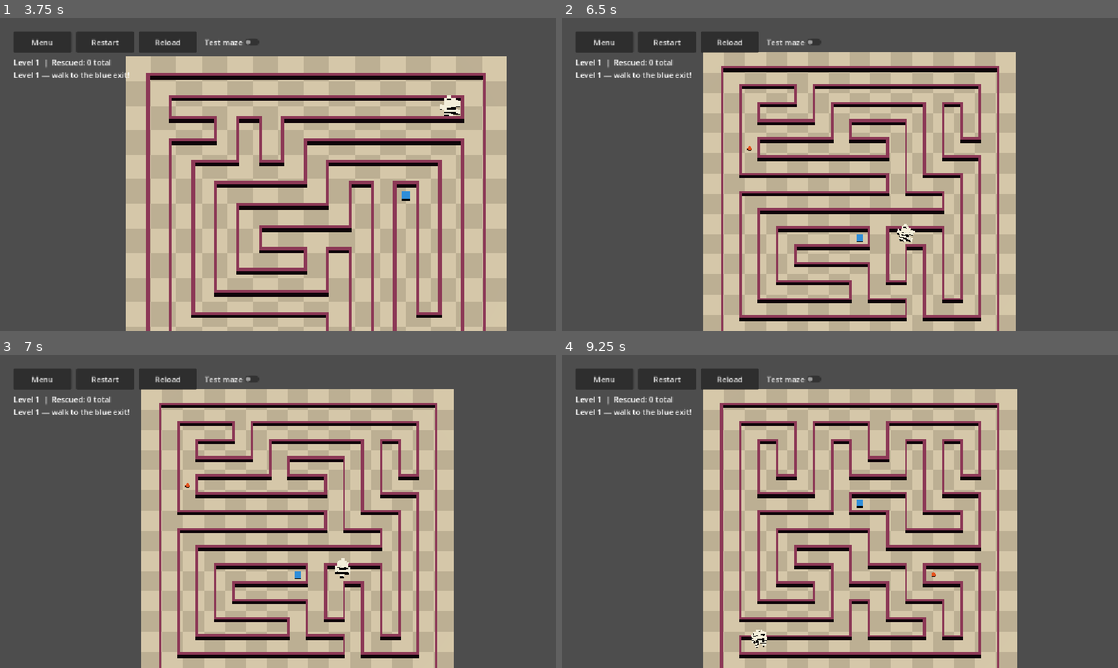
Above: before the commit, frames 1-4 (two rows, left to right).
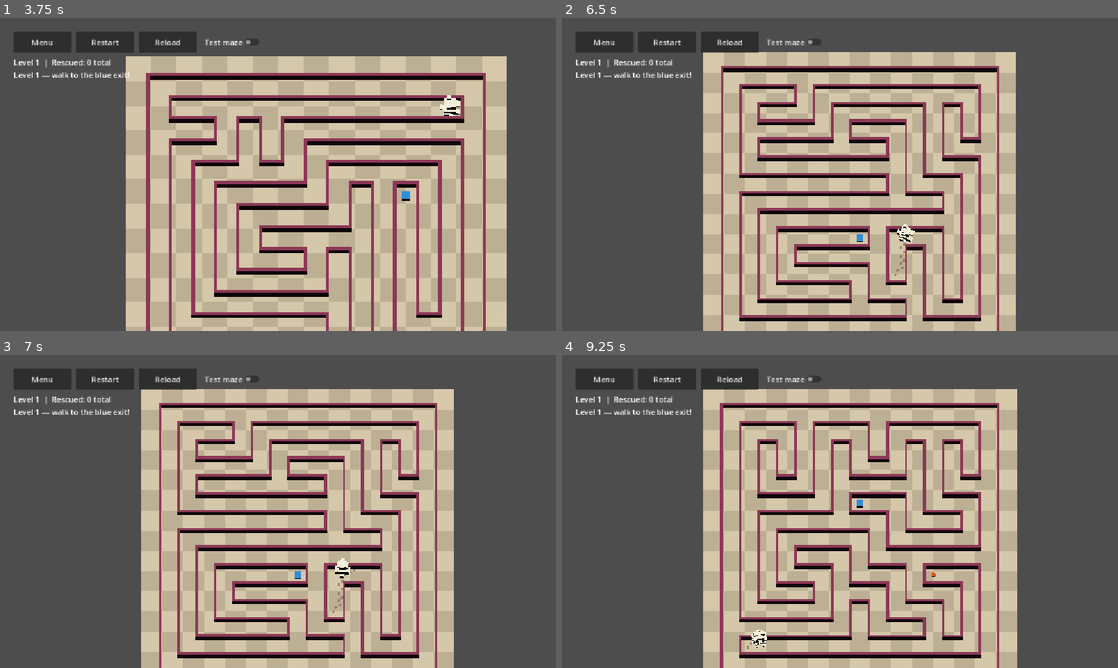
Above: after the commit, the same moments.

Repository: BirdofRain/pup-rescue
Game: Godot game, scene res://scenes/Menu.tscn
The game is run twice, just before and just after one commit, with the same random seed, the same clock (stepped at 60 frames per second) and the same inputs.
Inputs (mouse positions are in pixels of both pictures, inside the frame that each line leads up to):
- Up to frame 1 (3.75 s): click "Test Maze" at 0.5 s; click "Restart" at 1.25 s; click "Restart" at 2 s; click "Restart" at 2.75 s; click "Test maze" at 3.5 s
- Up to frame 2 (6.5 s): click "Test maze" at 4.25 s; click "Test maze" at 5 s; move the mouse to (962, 158) at 5.77 s; click (962, 158) at 5.92 s
- Up to frame 3 (7 s): drag from (166, 527) to (250, 574) at 6.52 s
- Up to frame 4 (9.25 s): click "Menu" at 7.25 s; click "New Game" at 8 s; move the mouse to (895, 442) at 8.77 s; click (895, 442) at 8.92 s

Frame 1 is identical in both runs. In frame 2, less than 0.1% of the frame differs, in the area x 33-62%, y 40-83%; in frame 3, less than 0.1%, in the area x 33-64%, y 40-83%; in frame 4, less than 0.1%.

Commit message:
Add permanent footprint trail and polish treat/rescue pickups.
Footprints persist for the full level, treats no longer instantly spawn pups
at every marker, rescue pickups spawn only at the collected marker, and later
levels get more and larger fruit. Restore Forward Plus rendering for desktop.

Co-authored-by: Cursor <cursoragent@cursor.com>

Diff:
--- a/project.godot
+++ b/project.godot
@@ -12,7 +12,7 @@
 
 config/name="PupRescue"
 run/main_scene="uid://bqx7menu8pupr"
-config/features=PackedStringArray("4.6")
+config/features=PackedStringArray("4.6", "Forward Plus")
 config/icon="res://icon.svg"
 
 [autoload]
@@ -33,5 +33,6 @@
 
 [rendering]
 
-renderer/rendering_method="gl_compatibility"
+renderer/rendering_method="forward_plus"
+renderer/rendering_method.web="gl_compatibility"
 rendering_device/driver.windows="d3d12"
--- /dev/null
+++ b/scripts/footprint_trail.gd
@@ -0,0 +1,90 @@
+class_name FootprintTrail
+extends Node3D
+
+@export var step_distance: float = 0.22
+@export var floor_y: float = 0.042
+@export var foot_spacing: float = 0.07
+@export var footprint_size: Vector2 = Vector2(0.12, 0.16)
+@export var muddy_color: Color = Color(0.44, 0.34, 0.24, 0.52)
+
+var _prints: Array[MeshInstance3D] = []
+var _last_pos: Vector3 = Vector3.ZERO
+var _has_last: bool = false
+var _dist_accum: float = 0.0
+var _left_foot: bool = true
+var _mat: StandardMaterial3D
+var _rng := RandomNumberGenerator.new()
+
+
+func _ready() -> void:
+	_rng.randomize()
+	_mat = StandardMaterial3D.new()
+	_mat.albedo_color = muddy_color
+	_mat.roughness = 1.0
+	_mat.metallic = 0.0
+	_mat.transparency = BaseMaterial3D.TRANSPARENCY_ALPHA
+	_mat.cull_mode = BaseMaterial3D.CULL_DISABLED
+	_mat.render_priority = 1
+
+
+func clear() -> void:
+	for p in _prints:
+		if is_instance_valid(p):
+			p.queue_free()
+	_prints.clear()
+	_has_last = false
+	_dist_accum = 0.0
+	_left_foot = true
+
+
+func tick(player_pos: Vector3, velocity: Vector3) -> void:
+	var p := player_pos
+	p.y = floor_y
+	var move_dir := Vector3(velocity.x, 0.0, velocity.z)
+	if not _has_last:
+		_last_pos = p
+		_has_last = true
+		if move_dir.length() < 0.01:
+			move_dir = Vector3(0.0, 0.0, 1.0)
+		else:
+			move_dir = move_dir.normalized()
+		_spawn_at(p, move_dir)
+		_left_foot = not _left_foot
+		return
+	var moved: float = Vector2(p.x, p.z).distance_to(Vector2(_last_pos.x, _last_pos.z))
+	if moved <= 0.01:
+		return
+	if move_dir.length() < 0.01:
+		move_dir = Vector3(p.x - _last_pos.x, 0.0, p.z - _last_pos.z)
+	if move_dir.length() < 0.01:
+		move_dir = Vector3(0.0, 0.0, 1.0)
+	else:
+		move_dir = move_dir.normalized()
+	_dist_accum += moved
+	while _dist_accum >= step_distance:
+		_dist_accum -= step_distance
+		var t: float = 1.0 - clampf(_dist_accum / maxf(step_distance, 0.001), 0.0, 1.0)
+		var foot_pos: Vector3 = _last_pos.lerp(p, t)
+		_spawn_at(foot_pos, move_dir)
+		_left_foot = not _left_foot
+	_last_pos = p
+
+
+func _spawn_at(pos: Vector3, move_dir: Vector3) -> void:
+	var flat_dir := Vector3(move_dir.x, 0.0, move_dir.z).normalized()
+	var side := Vector3(-flat_dir.z, 0.0, flat_dir.x)
+	var lateral: float = foot_spacing if _left_foot else -foot_spacing
+	var world_pos := pos + side * lateral
+	world_pos.y = floor_y
+	var yaw: float = atan2(flat_dir.x, flat_dir.z) + _rng.randf_range(-0.15, 0.15)
+	var size_jitter: float = _rng.randf_range(0.94, 1.06)
+	var mi := MeshInstance3D.new()
+	var plane := PlaneMesh.new()
+	plane.size = footprint_size * size_jitter
+	mi.mesh = plane
+	mi.material_override = _mat
+	# PlaneMesh default lies flat on XZ — only rotate around Y for heading.
+	mi.rotation = Vector3(0.0, yaw, 0.0)
+	add_child(mi)
+	mi.global_position = world_pos
+	_prints.append(mi)
--- a/scripts/game.gd
+++ b/scripts/game.gd
@@ -10,7 +10,6 @@
 @export var door_unlock_radius: float = 1.1
 @export var fruit_speed_multiplier: float = 1.55
 @export var fruit_boost_duration: float = 30.0
-@export var fruit_convert_max: int = 3
 @export var ui_safe_margin: int = 28
 @export var floor_collision_mask: int = 1
 
@@ -22,6 +21,7 @@
 @onready var puppy: CharacterBody3D = $World/ActorsRoot/Puppy
 
 const MazeBuilderScript := preload("res://scripts/maze_builder.gd")
+const FootprintTrailScript := preload("res://scripts/footprint_trail.gd")
 const LAYER_PLAYER := 2
 
 var cam: Camera3D
@@ -48,6 +48,7 @@
 var pen_opened: bool = false
 var pen_center: Vector3 = Vector3.ZERO
 var follower_squad: FollowerSquad = null
+var footprint_trail: Node3D = null
 
 var rescue_nodes: Array[Node3D] = []
 var rescue_total: int = 0
@@ -90,6 +91,9 @@
 	follower_squad = FollowerSquad.new()
 	follower_squad.name = "FollowerSquad"
 	add_child(follower_squad)
+	footprint_trail = FootprintTrailScript.new()
+	footprint_trail.name = "FootprintTrail"
+	$World.add_child(footprint_trail)
 	set_physics_process(true)
 	load_level(_save.current_level)
 
@@ -187,6 +191,8 @@
 	var gather_pos := _exit_gather_point()
 	if follower_squad != null and follower_squad.is_active():
 		follower_squad.tick(delta, puppy.global_position, gather_pos)
+	if footprint_trail != null and puppy != null:
+		footprint_trail.tick(puppy.global_position, puppy.velocity)
 	_try_reach_exit_near_puppy()
 
 
@@ -321,10 +327,21 @@
 	fruit_nodes.clear()
 	if not info.has("fruit"):
 		return
+	var fruit_scale: float = _fruit_marker_scale(current_level)
 	for pos: Vector3 in info.fruit:
-		var node := _make_marker("FruitMarker", pos + Vector3(0.0, 0.32, 0.0), Color(0.95, 0.35, 0.15), 0.11, 0.22)
+		var node := _make_marker(
+			"FruitMarker",
+			pos + Vector3(0.0, 0.32 * fruit_scale, 0.0),
+			Color(0.95, 0.35, 0.15),
+			0.11 * fruit_scale,
+			0.22 * fruit_scale
+		)
 		fruit_nodes.append(node)
-		_add_pickup_area(node, 0.38, _on_fruit_body_entered)
+		_add_pickup_area(node, 0.38 * fruit_scale, _on_fruit_body_entered)
+
+
+func _fruit_marker_scale(level_index: int) -> float:
+	return 1.0 + clampf(float(level_index) * 0.14, 0.0, 1.0)
 
 
 func _make_marker(marker_name: String, pos: Vector3, color: Color, radius: float, height: float, box: bool = false) -> Node3D:
@@ -424,9 +441,17 @@
 func _try_collect_rescues_near_puppy() -> void:
 	if puppy == null:
 		return
+	var nearest: Node3D = null
+	var nearest_dist: float = pickup_radius + 1.0
 	for node in rescue_nodes:
-		if is_instance_valid(node) and _near(puppy.global_position, node.global_position):
-			_collect_rescue_node(node)
+		if not is_instance_valid(node):
+			continue
+		var dist: float = _flat_distance(puppy.global_position, node.global_position)
+		if dist <= pickup_radius and dist < nearest_dist:
+			nearest_dist = dist
+			nearest = node
+	if nearest != null:
+		_collect_rescue_node(nearest)
 
 
 func _collect_rescue_node(node: Node3D) -> void:
@@ -454,9 +479,17 @@
 func _try_collect_fruit_near_puppy() -> void:
 	if puppy == null:
 		return
-	for node in fruit_nodes.duplicate():
-		if is_instance_valid(node) and _near(puppy.global_position, node.global_position):
-			_collect_fruit_node(node)
+	var nearest: Node3D = null
+	var nearest_dist: float = pickup_radius + 1.0
+	for node in fruit_nodes:
+		if not is_instance_valid(node):
+			continue
+		var dist: float = _flat_distance(puppy.global_position, node.global_position)
+		if dist <= pickup_radius and dist < nearest_dist:
+			nearest_dist = dist
+			nearest = node
+	if nearest != null:
+		_collect_fruit_node(nearest)
 
 
 func _collect_fruit_node(node: Node3D) -> void:
@@ -468,15 +501,10 @@
 
 	rescued_this_level += 1
 	_apply_fruit_speed_boost()
-	_convert_rescues_to_followers()
 	SfxManager.play_fruit()
 	_burst_at(burst_pos, Color(0.95, 0.55, 0.1))
 	_update_level_label()
-
-	var hint := "Treat! Speed boost + double pup spawns for %.0fs." % fruit_boost_duration
-	if follower_squad != null and follower_squad.is_active():
-		hint = "Treat active! Pups follow you — bring them to the exit."
-	_set_hint(hint)
+	_set_hint("Treat! Speed boost + double pup spawns for %.0fs." % fruit_boost_duration)
 
 
 func _apply_fruit_speed_boost() -> void:
@@ -554,24 +582,6 @@
 	return spawned
 
 
-func _convert_rescues_to_followers() -> void:
-	if rescue_nodes.is_empty() or puppy == null or follower_squad == null:
-		return
-	if not _ensure_follower_squad_active():
-		return
-	var converted := 0
-	while converted < fruit_convert_max and not rescue_nodes.is_empty():
-		var marker: Node3D = rescue_nodes[0]
-		rescue_nodes.remove_at(0)
-		var spawn_pos: Vector3 = marker.global_position if is_instance_valid(marker) else puppy.global_position
-		if is_instance_valid(marker):
-			marker.queue_free()
-		if _spawn_followers_at(spawn_pos) > 0:
-			converted += 1
-		else:
-			break
-
-
 func _on_door_body_entered(body: Node) -> void:
 	if body == puppy:
 		_try_unlock_door()
@@ -668,11 +678,15 @@
 
 
 func _near(a: Vector3, b: Vector3) -> bool:
+	return _flat_distance(a, b) <= pickup_radius
+
+
+func _flat_distance(a: Vector3, b: Vector3) -> float:
 	var pa := a
 	var pb := b
 	pa.y = 0.0
 	pb.y = 0.0
-	return pa.distance_to(pb) <= pickup_radius
+	return pa.distance_to(pb)
 
 
 func _burst_at(world_pos: Vector3, color: Color) -> void:
@@ -828,6 +842,8 @@
 
 
 func _clear_runtime_pickups() -> void:
+	if footprint_trail != null:
+		footprint_trail.clear()
 	for node in rescue_nodes:
 		if is_instance_valid(node):
 			node.queue_free()
--- a/scripts/level_generator.gd
+++ b/scripts/level_generator.gd
@@ -147,9 +147,12 @@
 			candidates.append(Vector2i(x, y))
 	if candidates.size() < 4:
 		return
-	var fruit_count: int = rng.randi_range(0, 2)
+	var fruit_count: int
 	if level_index == 0:
-		fruit_count = mini(fruit_count, 1)
+		fruit_count = rng.randi_range(0, 1)
+	else:
+		var max_fruit: int = mini(2 + level_index / 2, 6)
+		fruit_count = rng.randi_range(1, max_fruit)
 	for _i in range(fruit_count):
 		if candidates.is_empty():
 			break
Not shown, added: scripts/footprint_trail.gd.uid
